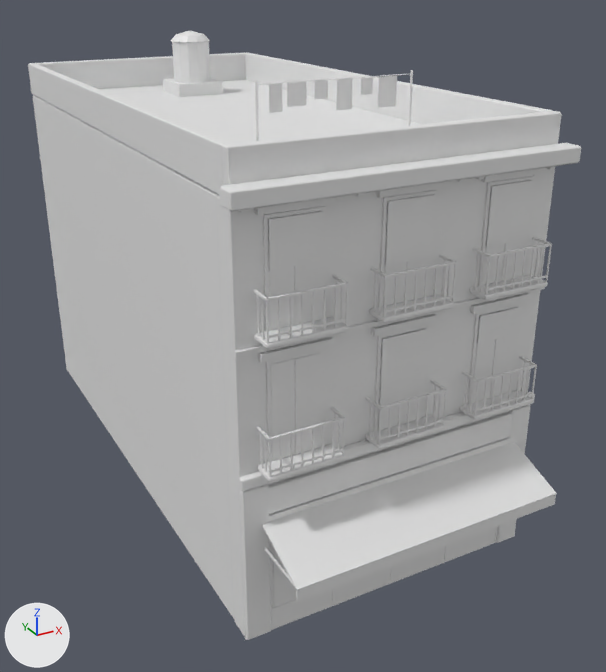
What one commit did to the glTF model modelos/ciudad/edificios/casa_8_a.glb.
The view is the same before and after, from a 50 mm camera at (-10.0, -13.7, 14.1) aimed at (0.7, 5.9, 4.3). The axes (+X, +Y, +Z) are drawn at lower left. The lights are the same throughout. The first picture is the older version. Vertices at exactly the same position are counted once.

The first picture shows 'casa_8_a'.
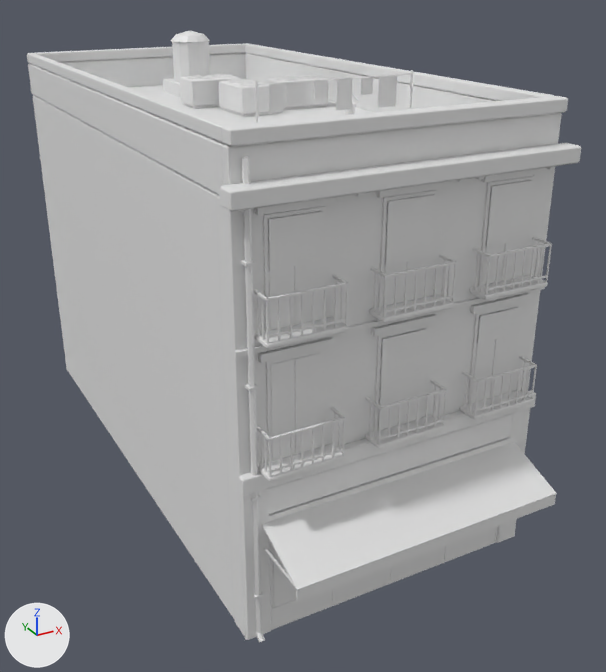
The edits, one by one:
me_casa_8_a is used by ob_casa_8_a; location (0.0, 0.0, 0.0).
me_casa_8_a had 1885 vertices, 3072 faces and spanned x -4.2..4.2, y -1.7..16.0, z 0.0..12.2.
me_casa_8_a now has 2646 vertices, 4434 faces and spans x -4.2..4.2, y -1.7..16.0, z 0.0..12.2.
me_casa_8_a part 1: a new loose piece, a 6-sided cylinder along z spanning x -3.76..-3.64, y -0.2..-0.06, z 0.15..11.0.
me_casa_8_a part 2: the loose piece of 12 vertices spanning x -2.0, y 2.9, z 10.2..11.9 is copied, and the copy is scaled about its middle by (-2.5, 1.52, -0.0765), then moved by (-1.7, -3.1, -11.0); it spans x -3.8..-3.6, y -0.3..-0.1, z 0.0..0.2.
me_casa_8_a part 3: a new loose piece, a box spanning x -3.8..-3.6, y -0.2..0.0, z 6.4..6.46.
me_casa_8_a part 4: a new loose piece, a box spanning x -3.8..-3.6, y -0.2..0.0, z 9.0..9.06.
me_casa_8_a part 5: a new loose piece, a box spanning x 0.07..0.97, y 8.09..9.59, z 10.2..10.32.
me_casa_8_a part 6: 397 vertices added at x -4.0..4.0, y -0.1..16.0, z 10.2..11.5.
me_casa_8_a part 7: 6 vertices moved within x -4.0..4.0, y -0.2..0.0, z 4.1; 8 vertices removed from x -4.0..4.0, y -0.2..0.0, z 4.1..4.3; 8 vertices added at x -4.0..4.0, y -0.2..0.0, z 4.0..4.4.
Other edits to the shape of me_casa_8_a do not show in these pictures.

Location of each change, (x1, y1, x2, y2) in pixels of the pictures (606 x 672 px; the box of a moved part takes in the faces that stretch with it):
'casa_8_a', reshaped
    before: (28, 31, 581, 640)
    after: (27, 31, 581, 643)
part 1 of me_casa_8_a, added
    after: (242, 157, 262, 633)
part 2 of me_casa_8_a, added
    after: (256, 632, 265, 643)
part 3 of me_casa_8_a, added
    after: (245, 384, 258, 391)
part 4 of me_casa_8_a, added
    after: (241, 260, 255, 267)
part 5 of me_casa_8_a, added
    after: (221, 108, 272, 117)
part 6 of me_casa_8_a, added
    after: (27, 43, 568, 147)
part 7 of me_casa_8_a, moved or reshaped
    before: (238, 394, 535, 491)
    after: (238, 393, 536, 496)
